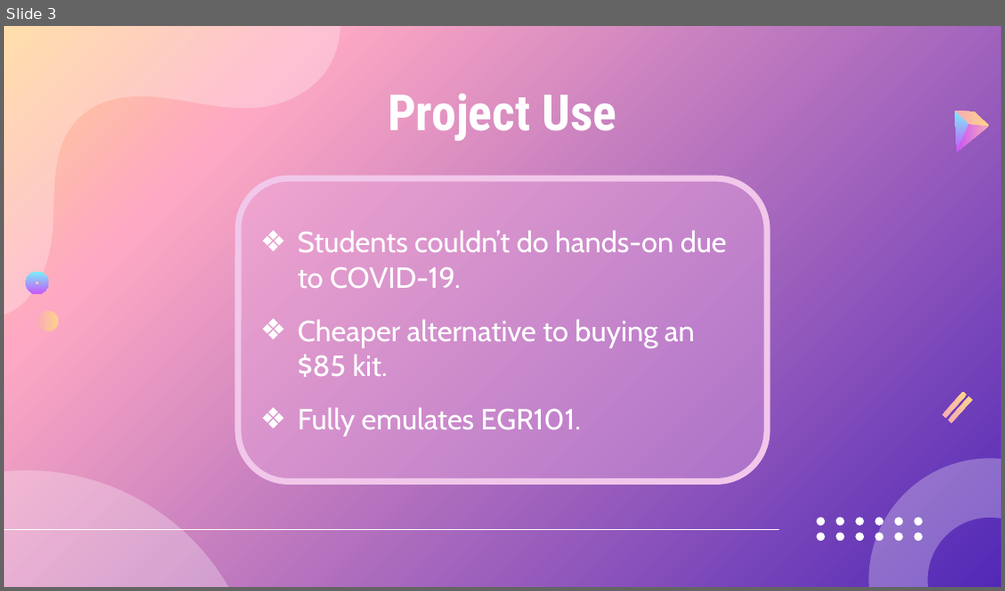
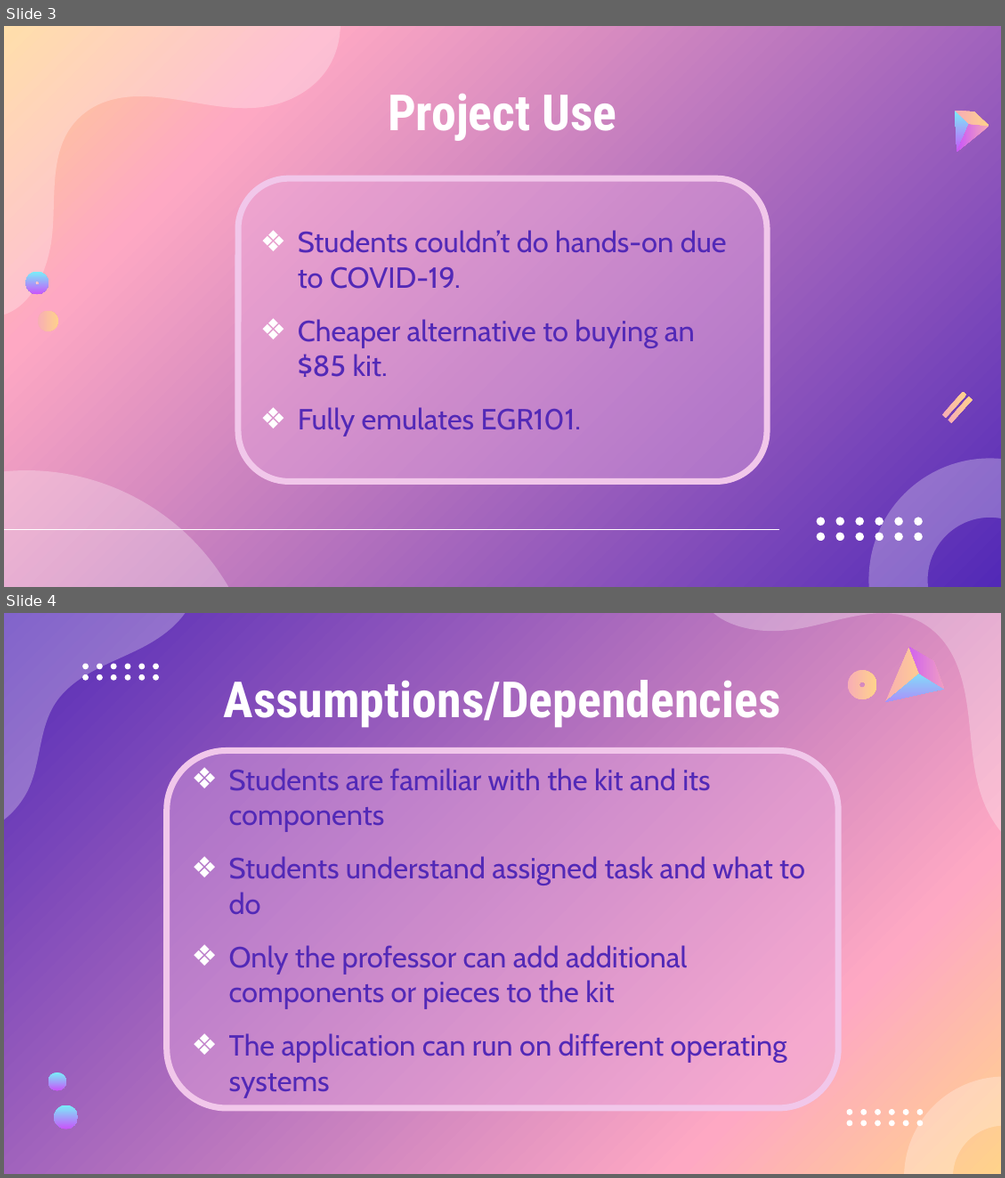
Before and after one commit to DanielKhali1/EGR101-Sim, a slide deck: Documentation/sprint5demo.pptx. Shown one above the other, each under a label of ours: slide 3 before the commit, slides 3 and 4 after it. The pictures are 1005x591 and 1005x1178 pixels, drawn with LibreOffice and Linux fonts; fonts in the diff are those of the drawing. Boxes give left, top, right and bottom in pixels: in the first picture for what was removed or moved away, otherwise in the second. Text is boxed around its words. In the diff, an @@ line names an element or a change of style, - is before the commit and + after.

```diff
--- a/Documentation/sprint5demo.pptx
+++ b/Documentation/sprint5demo.pptx
@@ slide 4 added at (4,613,1001,1174), background gradient #5229B7 to #FEA8C3 to #FFD38B @@
@@ freeform shape added at (4,613,202,837), fill #FFFFFF at 28% opacity @@
@@ freeform shape added at (704,613,1001,941), fill #FFFFFF at 28% opacity @@
@@ freeform shape added at (880,647,929,709), fill gradient #F7ABB7 to #FFD38B @@
@@ freeform shape added at (900,647,955,689), fill gradient #F7ABB7 to #C954FA @@
@@ group added at (82,662,159,681): 12 freeform shapes @@
@@ text added at (224,672,781,730), 48 pt, text #FFFFFF, bold @@
+Assumptions/Dependencies
@@ freeform shape added at (847,671,877,700), fill gradient #F7ABB7 to #FFD38B @@
@@ freeform shape added at (886,666,945,724), fill gradient #78F0F9 to #C954FA @@
@@ rounded rectangle added at (167,751,839,1108), fill #E9ABE0 at 40% opacity, outline #F1C7EA 6 pt, 28 pt, text #5229B7 @@
+❖ Students are familiar with the kit and its components
+❖ Students understand assigned task and what to do
+❖ Only the professor can add additional components or pieces to the kit
+❖ The application can run on different operating systems
@@ freeform shape added at (48,1072,66,1090), fill gradient #78F0F9 to #C954FA @@
@@ freeform shape added at (905,1077,1001,1174), fill #FFFFFF at 28% opacity @@
@@ freeform shape added at (54,1105,78,1129), fill gradient #78F0F9 to #C954FA @@
@@ group added at (847,1107,923,1127): 12 freeform shapes @@
@@ slide 3 changed as well @@
@@ rounded rectangle "Students couldn’t do hands-on due ..." at (238,178,767,482): text colour #FFFFFF to #5229B7 @@
```
Also in this commit, not shown: 2 other slides changed, 8 other slides added, 1 slide removed.
